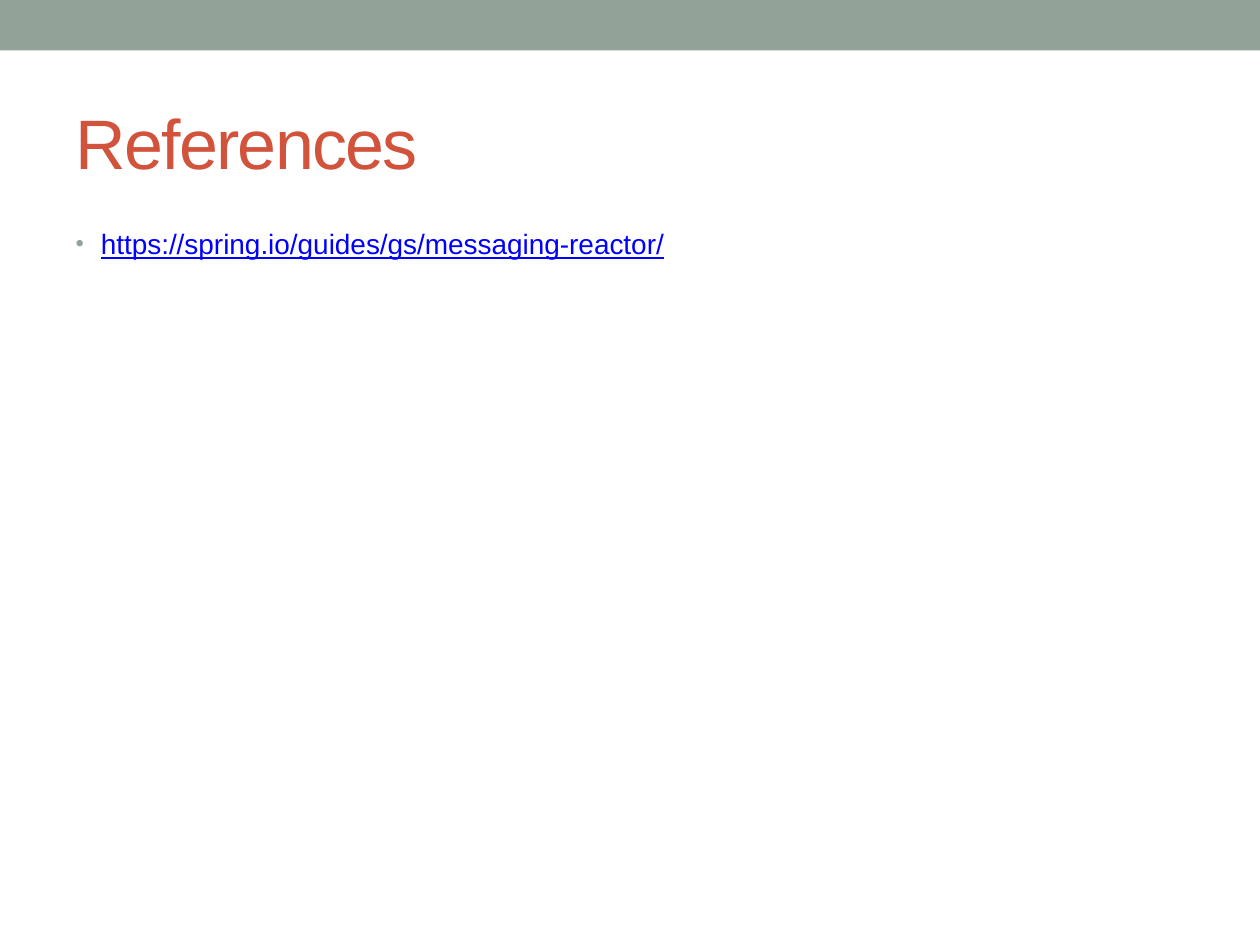
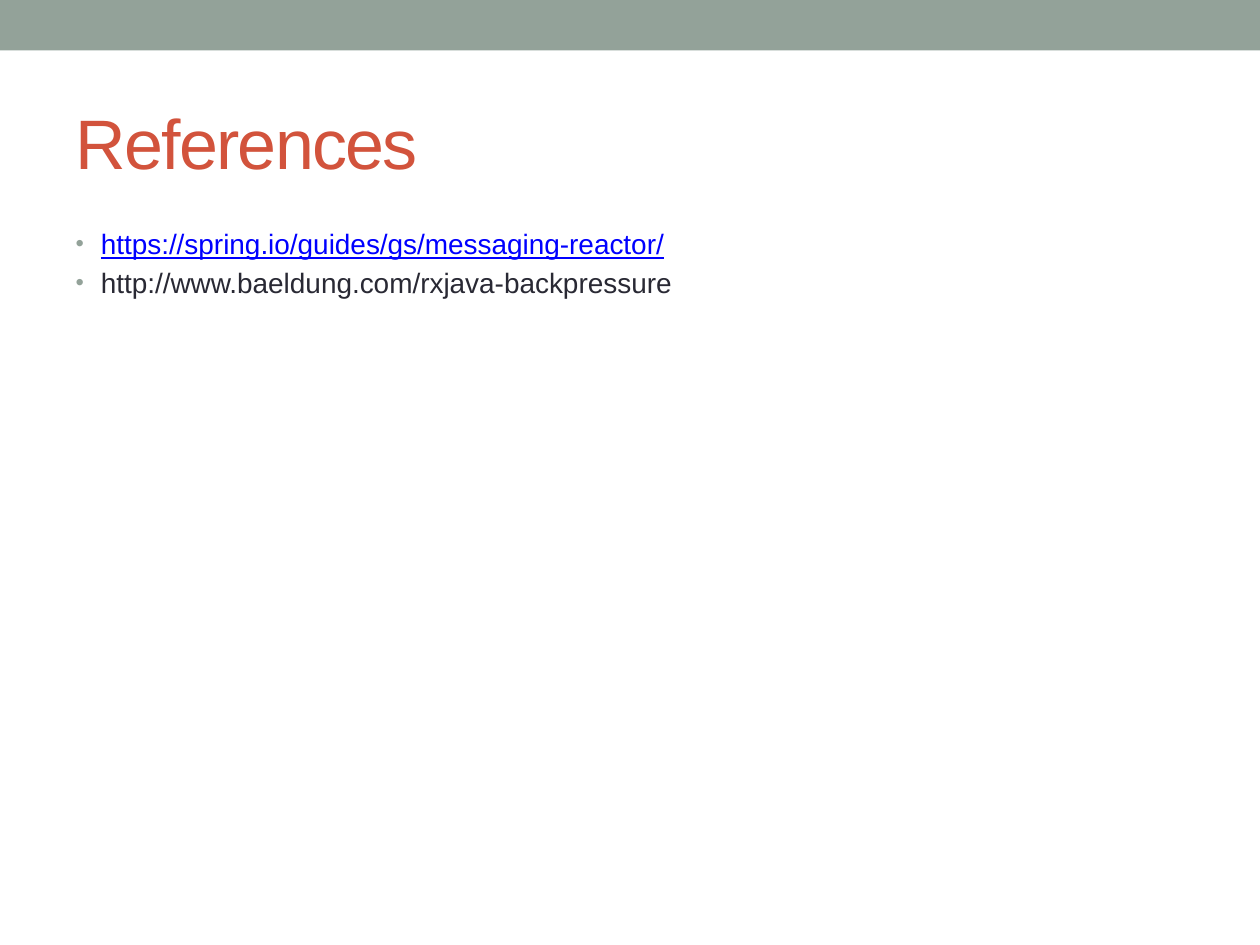
Before and after one commit to notionquest/ProjectDocumentation, a slide deck: slide 7 of Spring_Reactor.pptx (slide 3 before the commit). Drawn at 1260x945 pixels with LibreOffice and Linux fonts; fonts in the diff are those of the drawing. Boxes give left, top, right and bottom in pixels: in the first picture for what was removed or moved away, otherwise in the second. Text is boxed around its words. In the diff, an @@ line names an element or a change of style, - is before the commit and + after.

```diff
--- a/Spring_Reactor.pptx
+++ b/Spring_Reactor.pptx
@@ text at [101,272,672,299]: paragraph added @@
+• http://www.baeldung.com/rxjava-backpressure
```
Also in this commit, not shown: 4 slides added.
